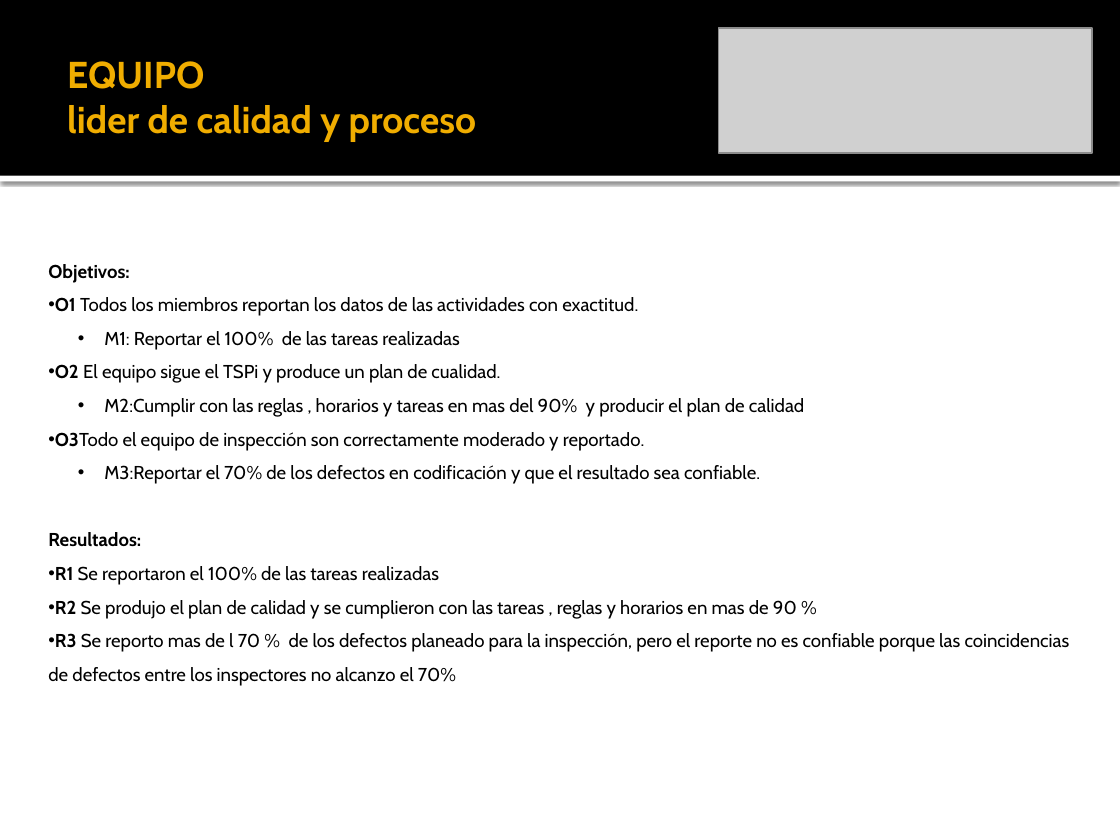
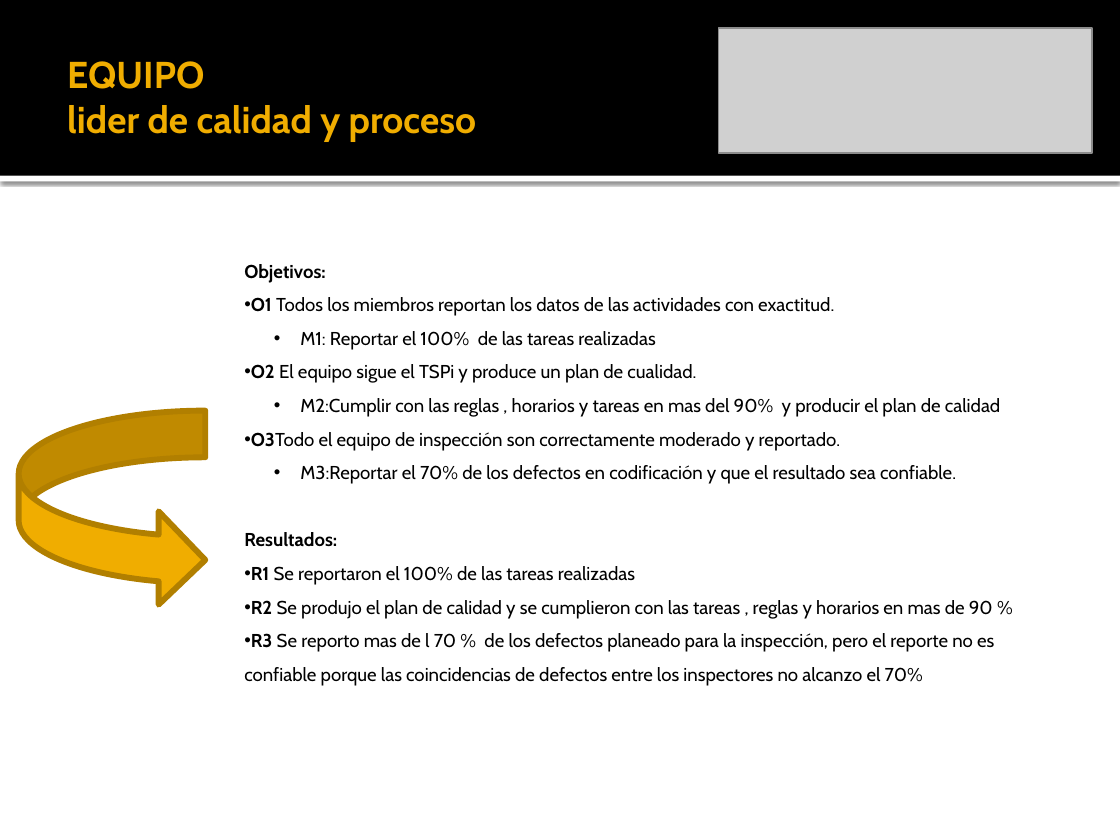
Before and after one commit to leseroth/ingenium-managment, a slide deck: slide 19 of CSOF5101 Ingeniera de Software/TSP/0330PostMortemTSPCiclo3.pptx (slide 16 before the commit). Drawn at 1120x840 pixels with LibreOffice and Linux fonts; fonts in the diff are those of the drawing; grey boxes stand for pictures. Boxes give left, top, right and bottom in pixels: in the first picture for what was removed or moved away, otherwise in the second. Text is boxed around its words. In the diff, an @@ line names an element or a change of style, - is before the commit and + after.

```diff
--- a/CSOF5101 Ingeniera de Software/TSP/0330PostMortemTSPCiclo3.pptx
+++ b/CSOF5101 Ingeniera de Software/TSP/0330PostMortemTSPCiclo3.pptx
@@ text "Objetivos:" rewrapped from [48, 264, 1070, 686] to [244, 264, 1000, 686] @@
@@ curved right arrow added at [19, 411, 206, 607], fill #F0AD00, outline #B28000 3.78 pt @@
```
Also in this commit, not shown: 6 other slides changed, 3 slides added.
